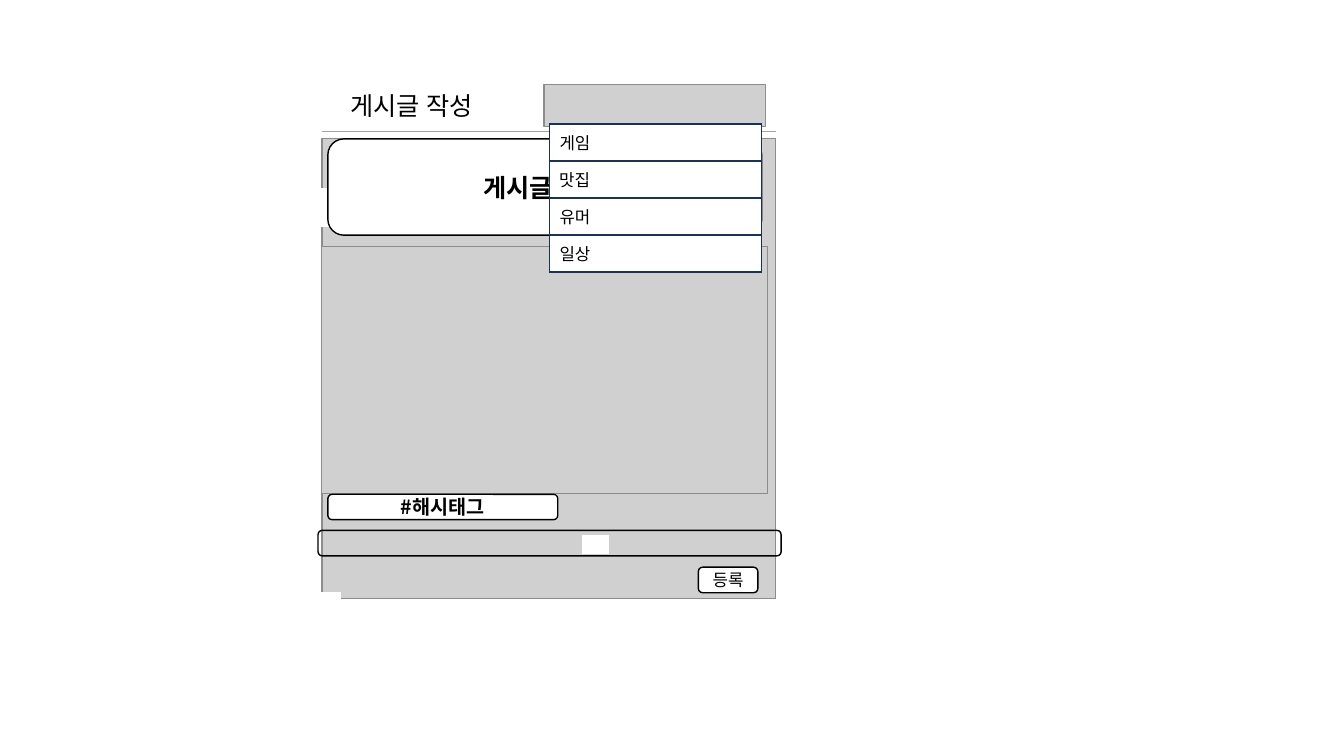
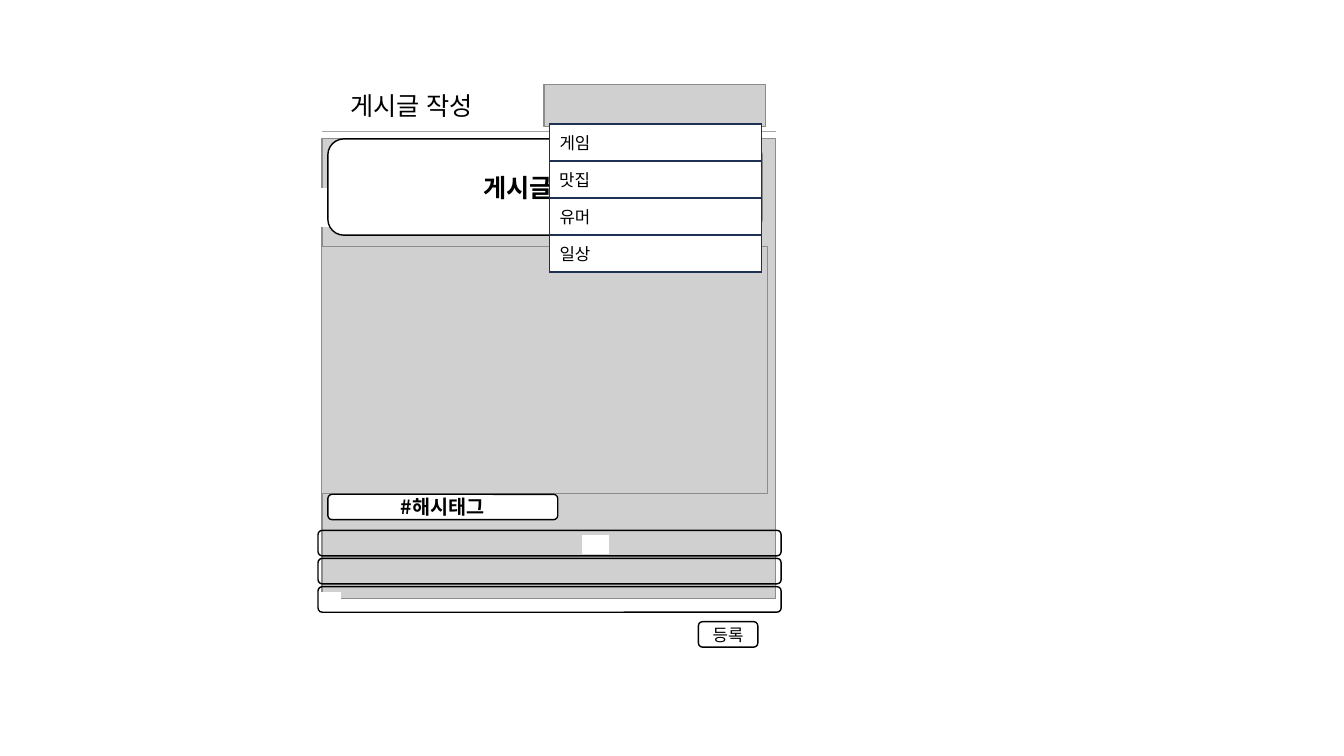
Before and after one commit to minwoo0818/-HaeYeJiWoo-, a slide deck: slide 1 of 문서/화면 설계서 정의/게시글 작성 페이지.pptx. Drawn at 1344x756 pixels with LibreOffice and Linux fonts; fonts in the diff are those of the drawing; grey boxes stand for pictures. Boxes give left, top, right and bottom in pixels: in the first picture for what was removed or moved away, otherwise in the second. Text is boxed around its words. In the diff, an @@ line names an element or a change of style, - is before the commit and + after.

```diff
--- a/문서/화면 설계서 정의/게시글 작성 페이지.pptx
+++ b/문서/화면 설계서 정의/게시글 작성 페이지.pptx
@@ rounded rectangle added at (319,559,781,584), outline #000000 1 pt @@
@@ rounded rectangle added at (319,587,781,612), outline #000000 1 pt @@
@@ rounded rectangle "등록": place and size @@
-rounded rectangle "등록" at (699,568,758,593)
+rounded rectangle "등록" at (699,622,758,647)
```
Also in this commit, not shown: 1 other file.
